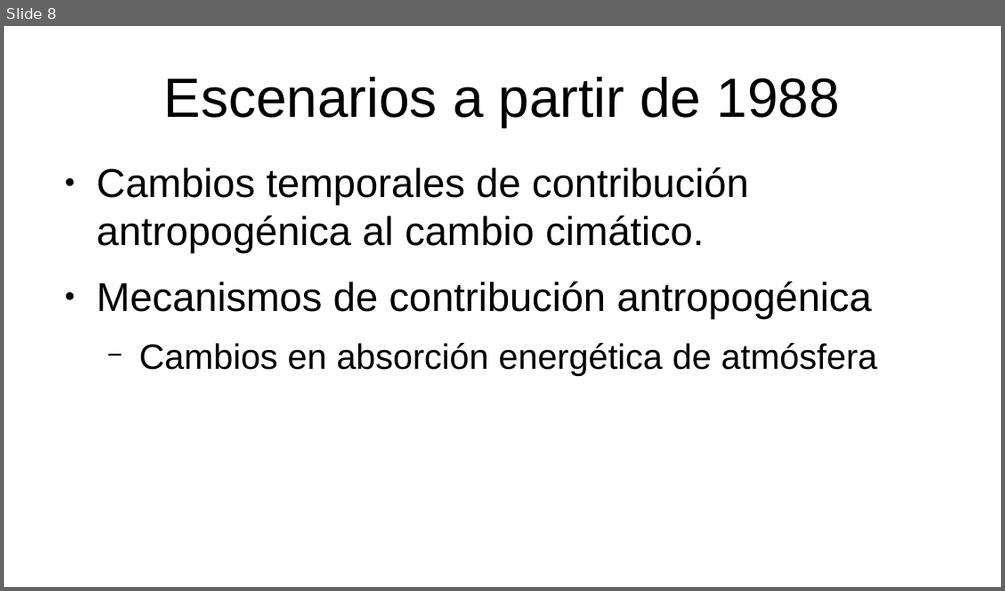
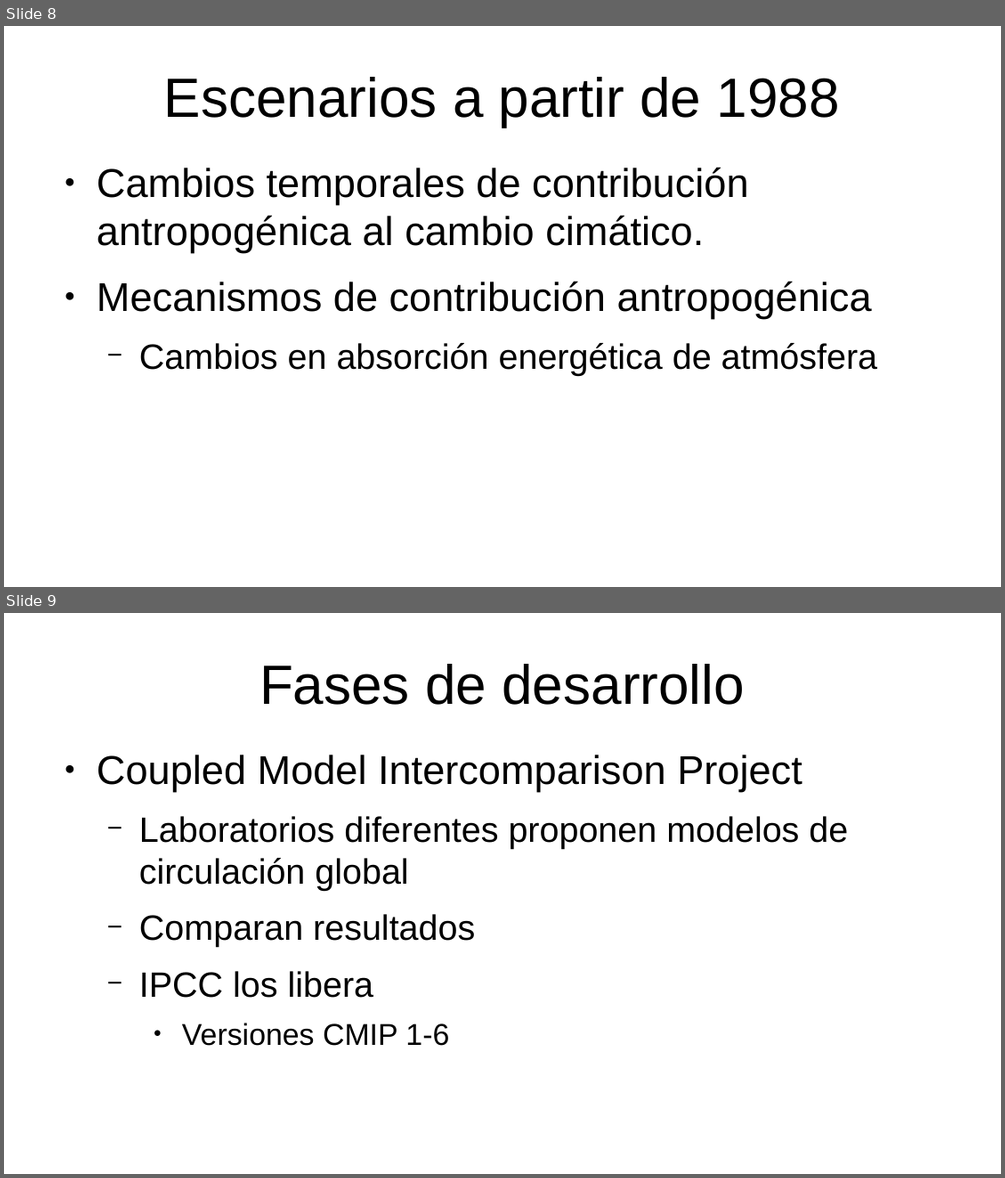
Before and after one commit to gerardommc/Ecologia-Teorica-II, a slide deck: Cambio-climatico/Escenarios.odp. Shown one above the other, each under a label of ours: slide 8 before the commit, slides 8 and 9 after it. The pictures are 1005x591 and 1005x1178 pixels, drawn with LibreOffice and Linux fonts; fonts in the diff are those of the drawing. Boxes give left, top, right and bottom in pixels: in the first picture for what was removed or moved away, otherwise in the second. Text is boxed around its words. In the diff, an @@ line names an element or a change of style, - is before the commit and + after.

```diff
--- a/Cambio-climatico/Escenarios.odp
+++ b/Cambio-climatico/Escenarios.odp
@@ slide 9 added at [4,613,1001,1174], background #FFFFFF @@
@@ title added at [259,664,744,705], 44 pt, text #000000 @@
+Fases de desarrollo
@@ text added at [97,755,848,1046], 28 pt, text #000000 @@
+● Coupled Model Intercomparison Project
+  − Laboratorios diferentes proponen modelos de circulación global
+  − Comparan resultados
+  − IPCC los libera
+    ● Versiones CMIP 1-6
```
Also in this commit, not shown: 1 slide changed, 4 other slides added, 21 other files.
